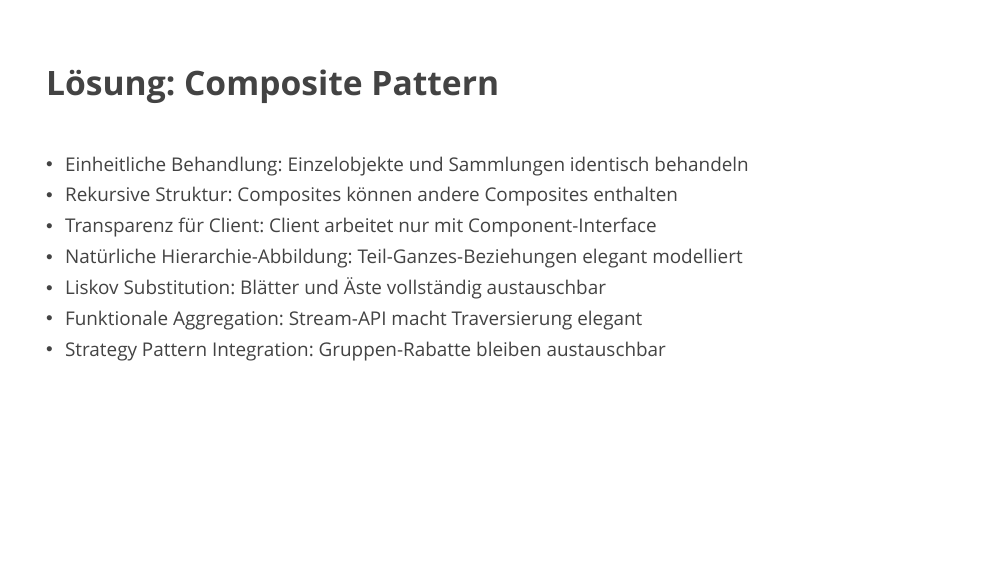
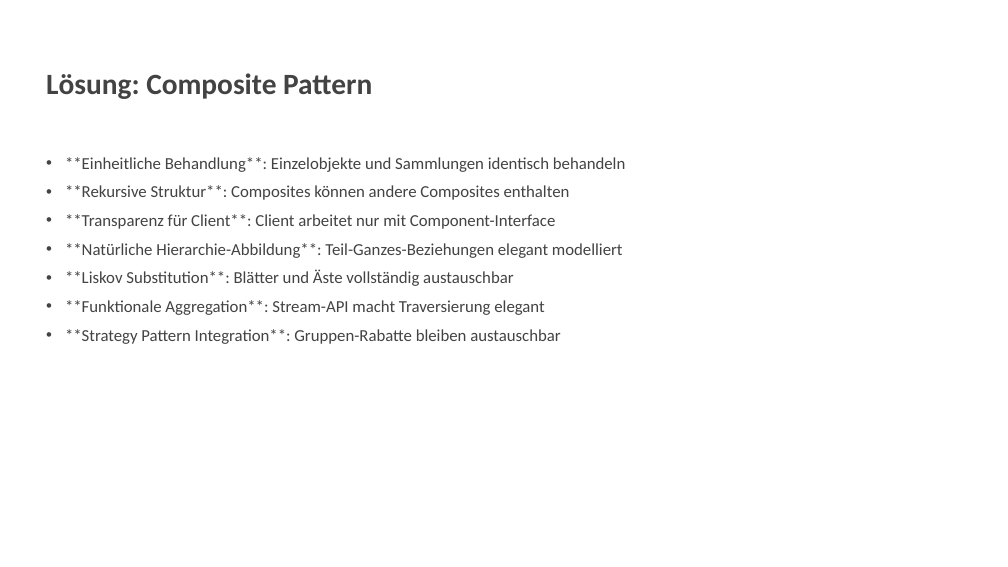
Before and after one commit to vanillacore-net/september-2025-telekom-training, a slide deck: slide 8 of presentations/powerpoint/block2-presentation.pptx. Drawn at 1008x567 pixels with LibreOffice and Linux fonts; fonts in the diff are those of the drawing; background and template pictures are left out. Boxes give left, top, right and bottom in pixels: in the first picture for what was removed or moved away, otherwise in the second. Text is boxed around its words. In the diff, an @@ line names an element or a change of style, - is before the commit and + after.

```diff
--- a/presentations/powerpoint/block2-presentation.pptx
+++ b/presentations/powerpoint/block2-presentation.pptx
@@ title "Lösung: Composite Pattern" at (46, 73, 372, 99): size 32 to 28 pt, font Open Sans to Calibri @@
@@ text at (65, 157, 625, 344): text changed; size 18 to 16 pt; font Open Sans to Calibri @@
-• Einheitliche Behandlung: Einzelobjekte und Sammlungen identisch behandeln
-• Rekursive Struktur: Composites können andere Composites enthalten
-• Transparenz für Client: Client arbeitet nur mit Component-Interface
-• Natürliche Hierarchie-Abbildung: Teil-Ganzes-Beziehungen elegant modelliert
-• Liskov Substitution: Blätter und Äste vollständig austauschbar
-• Funktionale Aggregation: Stream-API macht Traversierung elegant
-• Strategy Pattern Integration: Gruppen-Rabatte bleiben austauschbar
+• **Einheitliche Behandlung**: Einzelobjekte und Sammlungen identisch behandeln
+• **Rekursive Struktur**: Composites können andere Composites enthalten
+• **Transparenz für Client**: Client arbeitet nur mit Component-Interface
+• **Natürliche Hierarchie-Abbildung**: Teil-Ganzes-Beziehungen elegant modelliert
+• **Liskov Substitution**: Blätter und Äste vollständig austauschbar
+• **Funktionale Aggregation**: Stream-API macht Traversierung elegant
+• **Strategy Pattern Integration**: Gruppen-Rabatte bleiben austauschbar
```
Also in this commit, not shown: 12 other slides changed, 11 slides added, 11 slides removed.
